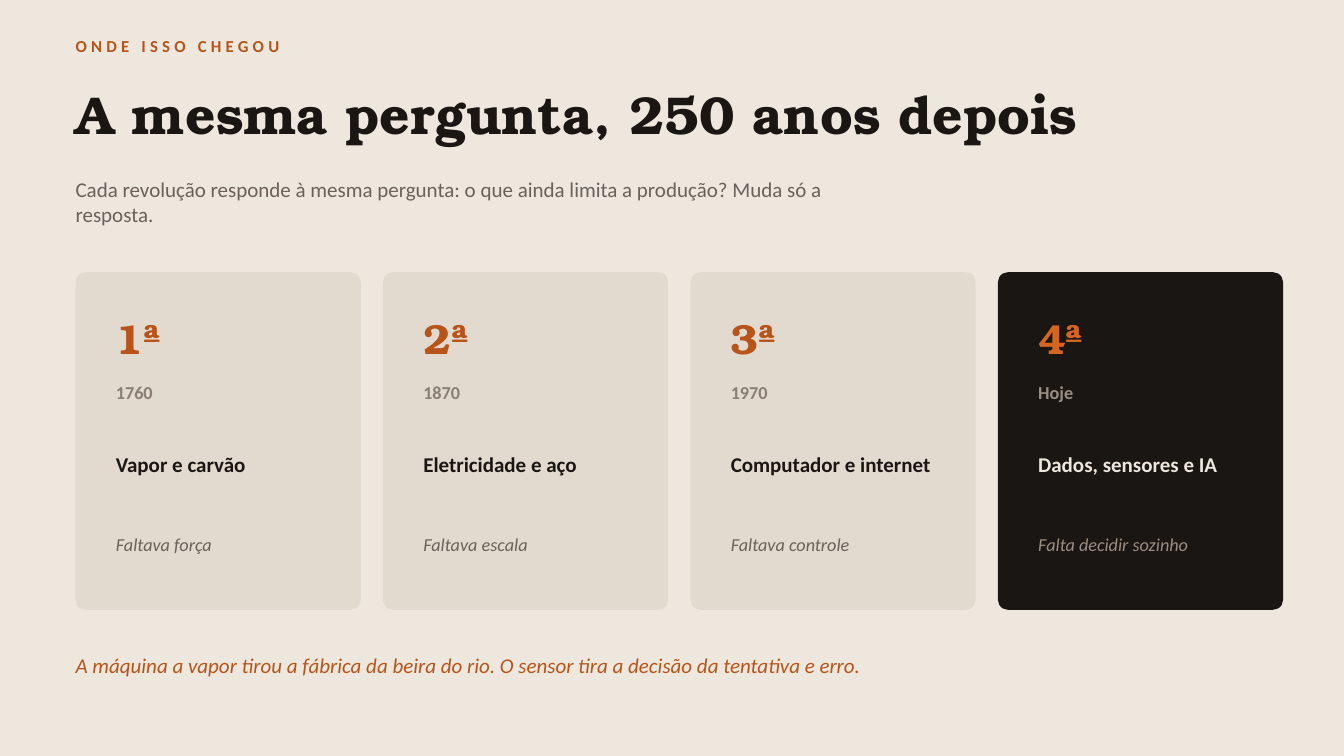
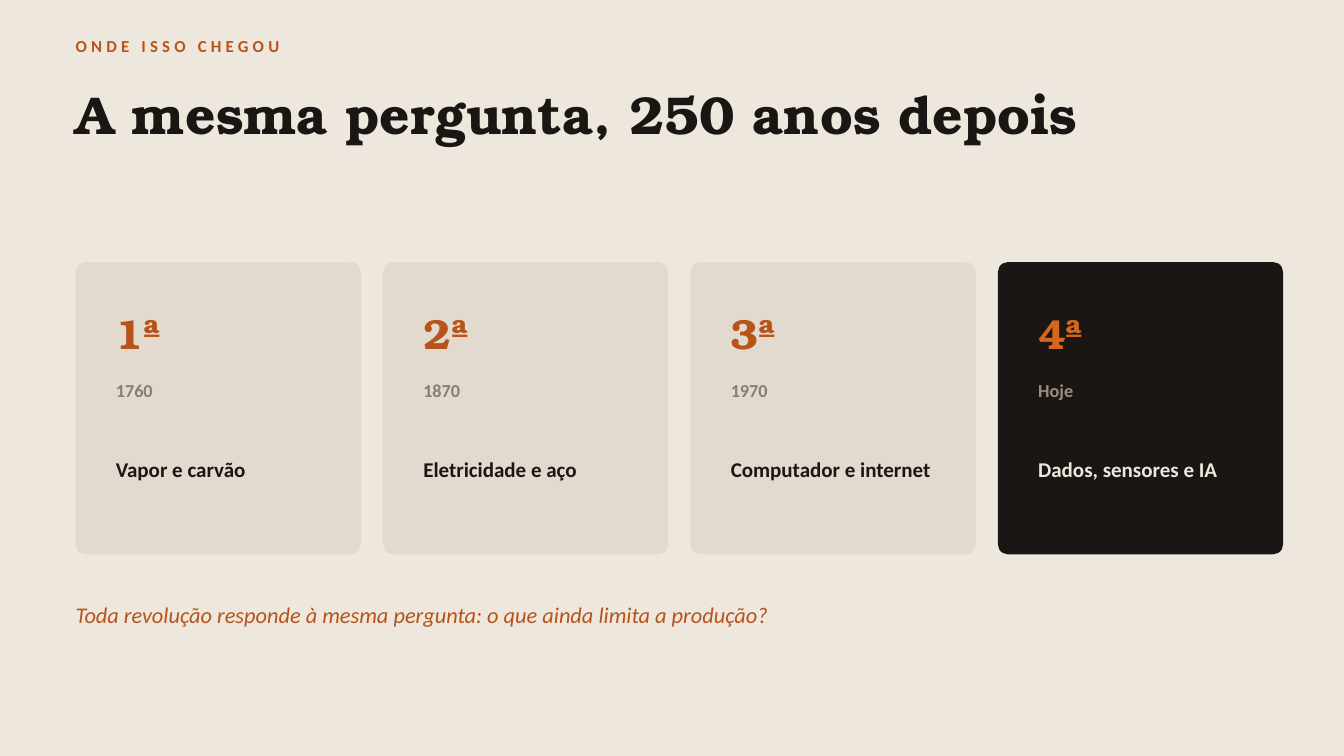
Before and after one commit to guirab734/industry, a slide deck: slide 8 of docs/primeira-revolucao-industrial.pptx (slide 10 before the commit). Drawn at 1344x756 pixels with LibreOffice and Linux fonts; fonts in the diff are those of the drawing. Boxes give left, top, right and bottom in pixels: in the first picture for what was removed or moved away, otherwise in the second. Text is boxed around its words. In the diff, an @@ line names an element or a change of style, - is before the commit and + after.

Commit message:
Slide enxugado para tópicos e com as perguntas do enunciado
Reduz de 12 para 10 slides e corta o texto corrido: cada slide passa a
ter entre 128 e 309 caracteres, contra 600+ antes. O que era parágrafo
virou tópico curto; o que era explicação foi para a nota de orador.

Principais mudanças:
- Capa mantida como estava
- Têxtil e ferrovia viram um slide só, com as duas gravuras lado a lado
- Linha do tempo fica só com ano e nome, sem descrição
- O custo social perde os cartões e vira quatro tópicos ao lado da gravura

As cinco perguntas de discussão que eu havia escrito saem, e entram as
cinco do enunciado, que cobrem as quatro revoluções. As respostas curtas
de cada uma estão na nota de orador desse slide.

```diff
--- a/docs/primeira-revolucao-industrial.pptx
+++ b/docs/primeira-revolucao-industrial.pptx
@@ rounded rectangle: place and size @@
-rounded rectangle at box(76, 272, 361, 610)
+rounded rectangle at box(76, 262, 361, 555)
@@ rounded rectangle: place and size @@
-rounded rectangle at box(383, 272, 668, 610)
+rounded rectangle at box(383, 262, 668, 555)
@@ rounded rectangle: place and size @@
-rounded rectangle at box(691, 272, 976, 610)
+rounded rectangle at box(691, 262, 976, 555)
@@ rounded rectangle: place and size @@
-rounded rectangle at box(998, 272, 1284, 610)
+rounded rectangle at box(998, 262, 1284, 555)
@@ 4 texts: place and size @@
-4 texts at box(116, 325, 1083, 355)
+4 texts at box(116, 320, 1083, 350)
@@ text "Vapor e carvão": place and size @@
-text "Vapor e carvão" at box(116, 457, 246, 476)
+text "Vapor e carvão" at box(116, 462, 246, 481)
@@ text "Eletricidade e aço": place and size @@
-text "Eletricidade e aço" at box(423, 457, 576, 476)
+text "Eletricidade e aço" at box(423, 462, 576, 481)
@@ text "Computador e internet": place and size @@
-text "Computador e internet" at box(731, 457, 930, 476)
+text "Computador e internet" at box(731, 462, 930, 481)
@@ text "Dados, sensores e IA": place and size @@
-text "Dados, sensores e IA" at box(1038, 457, 1217, 475)
+text "Dados, sensores e IA" at box(1038, 462, 1217, 480)
@@ text removed at box(116, 538, 212, 554) @@
-Faltava força
@@ text removed at box(423, 538, 528, 551) @@
-Faltava escala
@@ text removed at box(731, 538, 849, 551) @@
-Faltava controle
@@ text removed at box(1038, 538, 1188, 551) @@
-Falta decidir sozinho
@@ text at box(76, 607, 768, 627): text changed; size 15 to 16 pt; text colour #6B615A to #B85419; italic on @@
-Cada revolução responde à mesma pergunta: o que ainda limita a produção? Muda só a resposta.
+Toda revolução responde à mesma pergunta: o que ainda limita a produção?
@@ text removed at box(76, 658, 860, 677) @@
-A máquina a vapor tirou a fábrica da beira do rio. O sensor tira a decisão da tentativa e erro.
```
Also in this commit, not shown: 5 other slides changed, 3 slides added, 5 slides removed.
